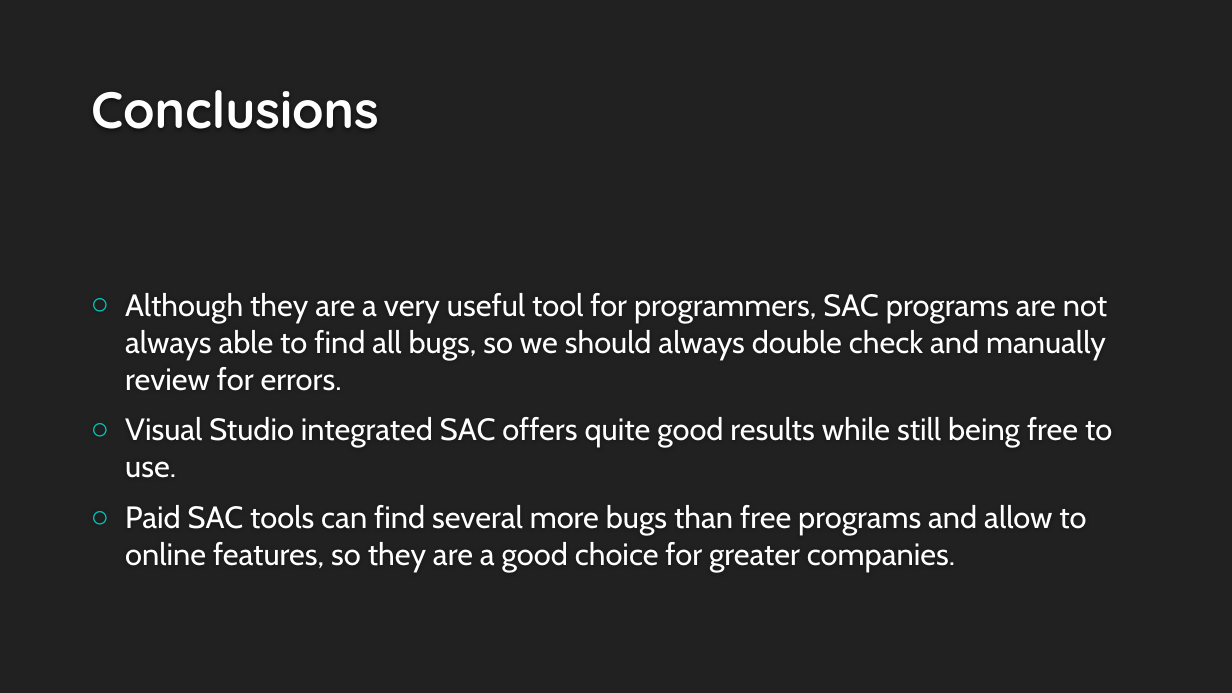
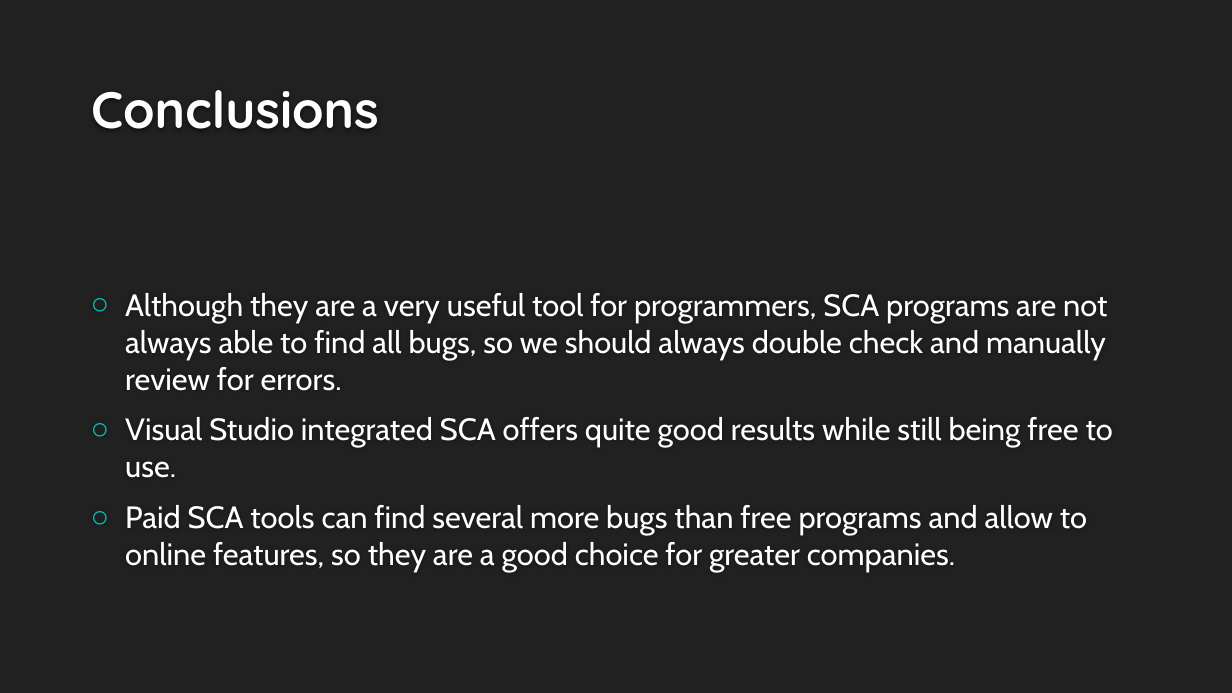
Before and after one commit to rodrigodpl/Static-Code-Analysis, a slide deck: slide 32 of docs/Static Code Analysis.pptx. Drawn at 1232x693 pixels with LibreOffice and Linux fonts; fonts in the diff are those of the drawing; background and template pictures are left out. Boxes give left, top, right and bottom in pixels: in the first picture for what was removed or moved away, otherwise in the second. Text is boxed around its words. In the diff, an @@ line names an element or a change of style, - is before the commit and + after.

Commit message:
ppt update

```diff
--- a/docs/Static Code Analysis.pptx
+++ b/docs/Static Code Analysis.pptx
@@ text at bbox=[125, 293, 1113, 572]: text changed @@
-○ Although they are a very useful tool for programmers, SAC programs are not always able to find all bugs, so we should always double check and manually review for errors.
-○ Visual Studio integrated SAC offers quite good results while still being free to use.
-○ Paid SAC tools can find several more bugs than free programs and allow to online features, so they are a good choice for greater companies.
+○ Although they are a very useful tool for programmers, SCA programs are not always able to find all bugs, so we should always double check and manually review for errors.
+○ Visual Studio integrated SCA offers quite good results while still being free to use.
+○ Paid SCA tools can find several more bugs than free programs and allow to online features, so they are a good choice for greater companies.
```
Also in this commit, not shown: 1 other slide changed.
